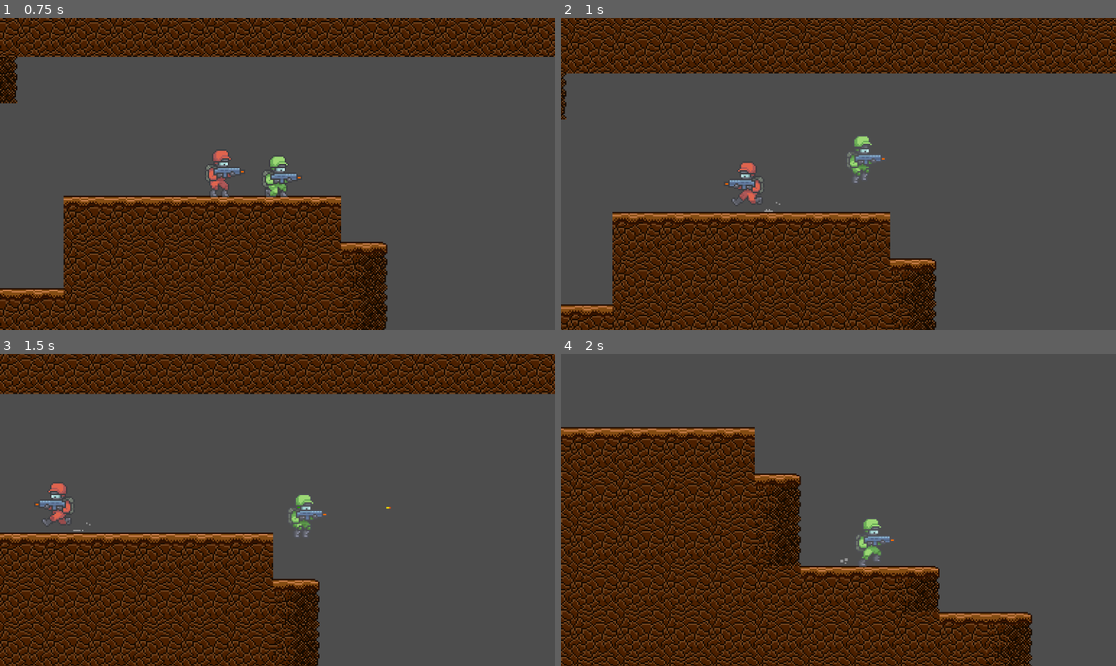
Above: before the commit, frames 1-4 (two rows, left to right).
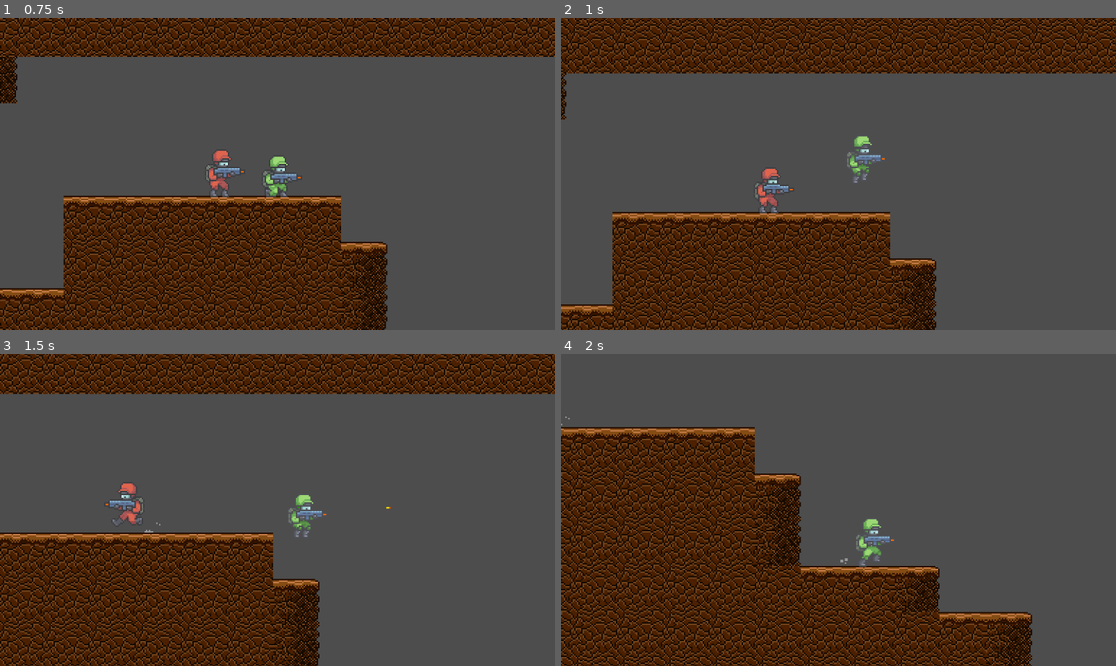
Above: after the commit, the same moments.

Repository: code-rizzard/TeamGunner
Game: Godot game, scene res://main.tscn
Two runs of this game, one before a commit and one after it. Both use one fixed random seed, a clock stepped at 60 frames per second and the inputs below.
Inputs (mouse positions are in pixels of both pictures, inside the frame that each line leads up to):
- Up to frame 1 (0.75 s): move the mouse to (399, 158) at 0.52 s; hold D (move_right) from 0.53 s (still down); hold S (crouch) from 0.53 s (still down)
- Up to frame 2 (1 s): keep holding D (move_right); keep holding S (crouch); tap Space (jump) at 0.77 s
- Up to frame 3 (1.5 s): keep holding D (move_right); move the mouse to (166, 525) at 1.27 s; release S (crouch) at 1.28 s; click (166, 525) at 1.35 s
- Up to frame 4 (2 s): keep holding D (move_right); tap Space (jump) at 1.52 s

Frame 1 is identical in both runs. In frame 2, 0.7% of the frame differs, in the area x 29-42%, y 46-63%; in frame 3, 0.7%, in the area x 6-29%, y 41-58%; in frame 4, less than 0.1%.

Commit message:
Made the idle time during wander transition 1s

Diff:
--- a/src/mobs/enemies/red/states/idle_state.gd
+++ b/src/mobs/enemies/red/states/idle_state.gd
@@ -12,7 +12,7 @@
 	self.parent.anim_player.play("idle")
 	if prev_state == wander_state:
 		stay_on_idle = true
-		await get_tree().create_timer(0.5).timeout
+		await get_tree().create_timer(1).timeout
 		parent.anim_player.flip_h = !parent.anim_player.flip_h
 		stay_on_idle = false
 
